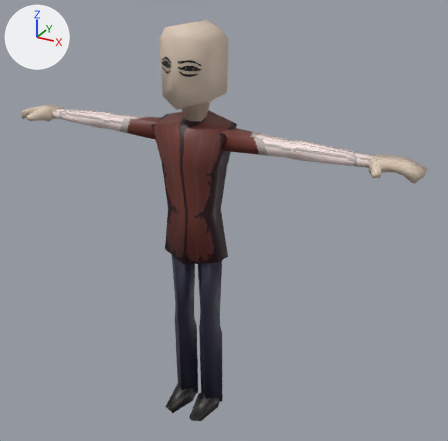
The Blender file models/mercenary/mercenary.blend as it was, and as the next commit left it.
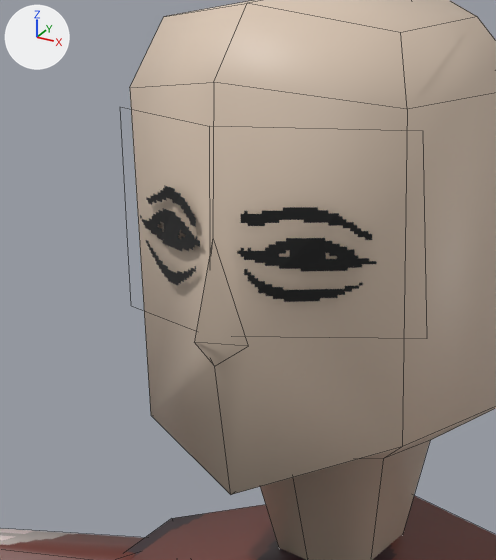
Each version is shown whole from a 50 mm lens placed at (1.271, -2.061, 1.996), pointed at (0.101, 0.066, 0.933), then close up on the part from 30% to 50% of the width and 6% to 28% of the height. Arrows for +X, +Y and +Z are at upper left; the lights stay in place. The close-ups show mesh edges as thin lines.

Names of what the first close-up shows: 'eyepane', 'head_mesh', 'torso'.
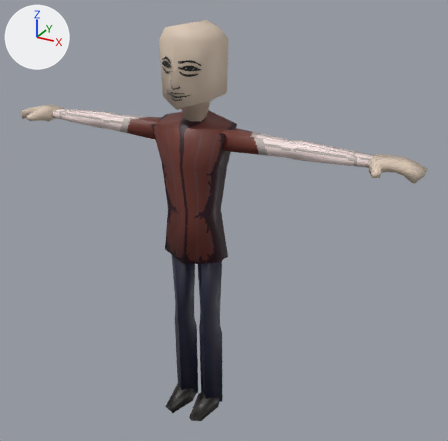
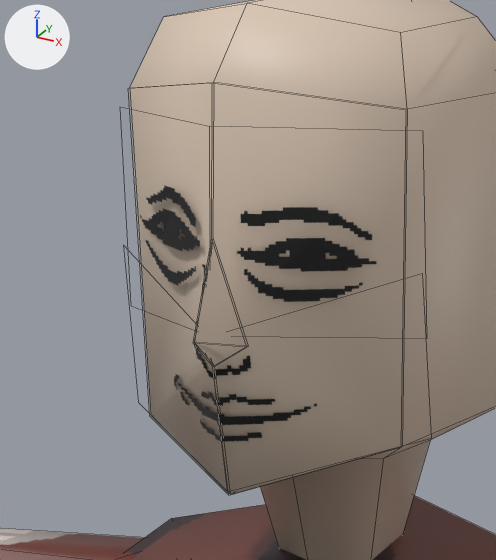
The edits, one by one:
Object 'mouthpane' (ob_mouthpane) is now shown.
Object 'facepane' (ob_facepane) is now shown.

Changed parts and their boxes [x1, y1, x2, y2] in the close-ups (496 x 560 px):
'mouthpane', shown (black): after [173, 374, 317, 442]
'facepane', shown (black): after [194, 264, 251, 379]
